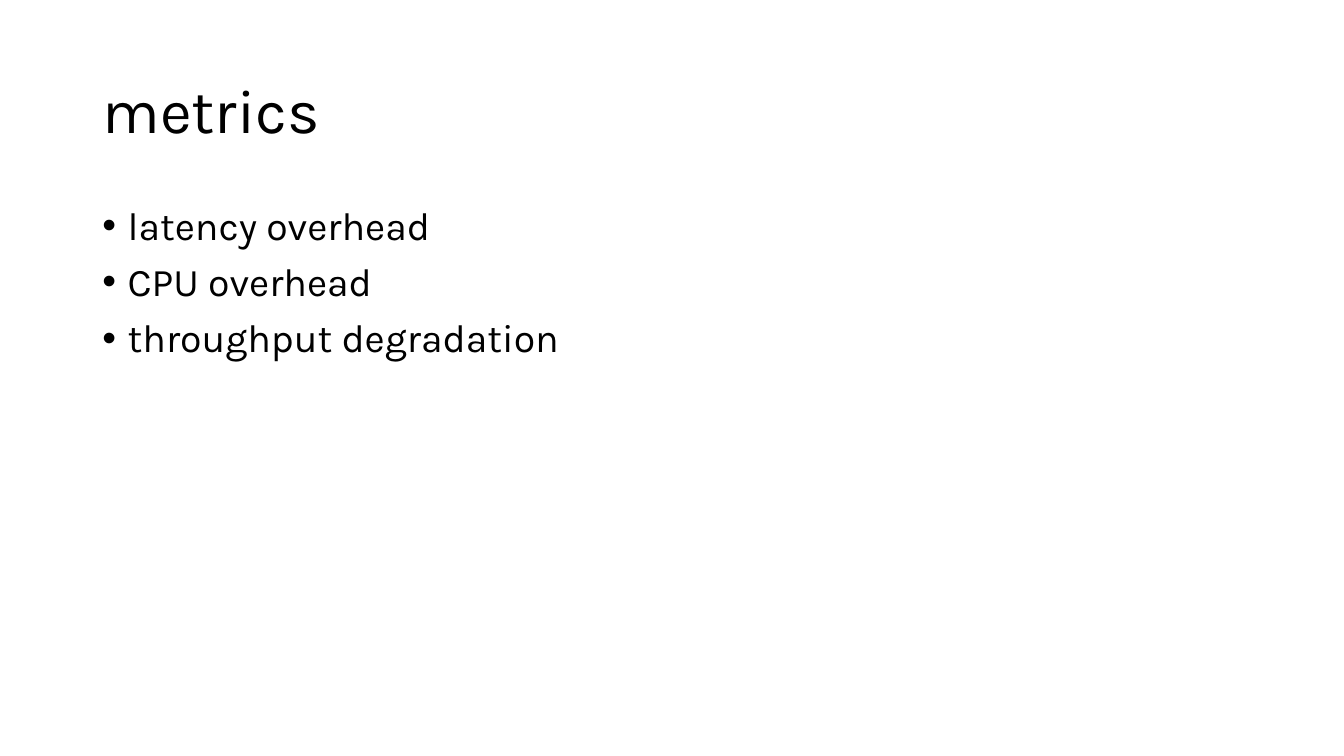
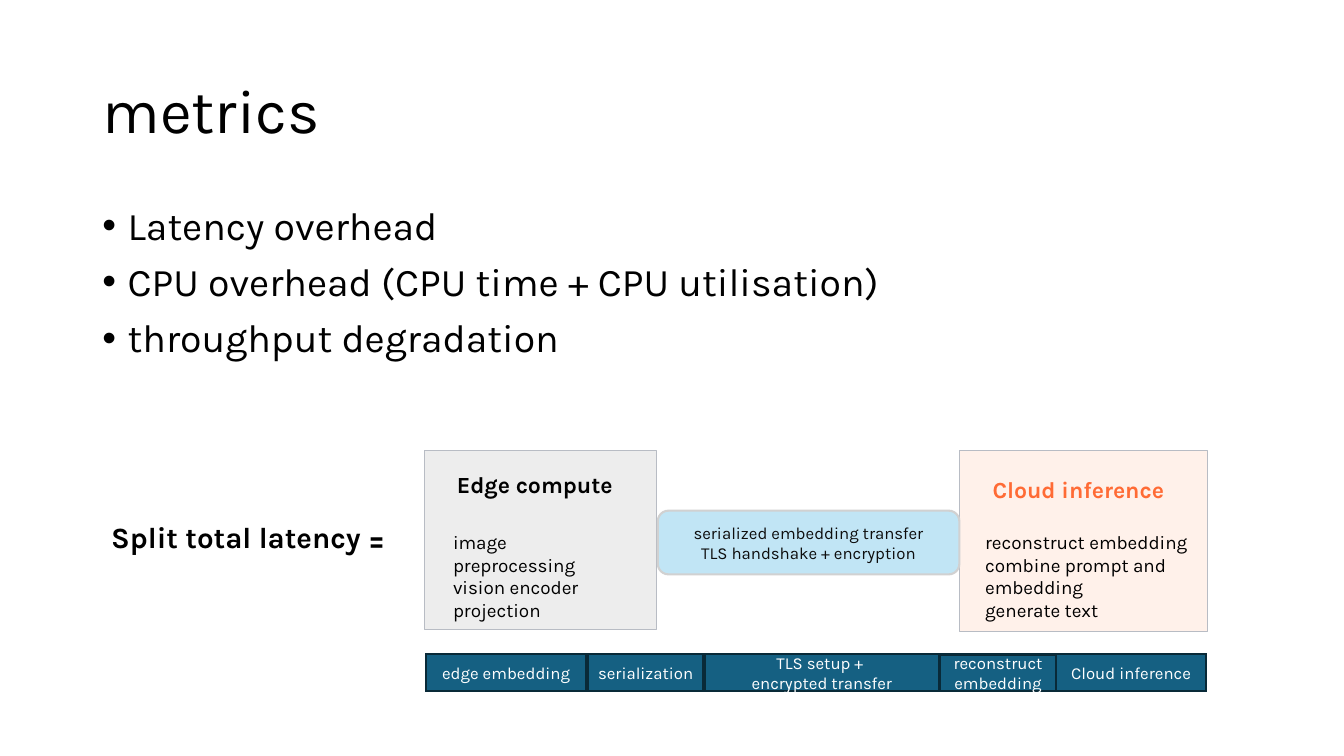
Before and after one commit to YMa10-ACS/CT5195-Master-capstone, a slide deck: slide 4 of Records/experiment.pptx (slide 3 before the commit). Drawn at 1344x756 pixels with LibreOffice and Linux fonts; fonts in the diff are those of the drawing. Boxes give left, top, right and bottom in pixels: in the first picture for what was removed or moved away, otherwise in the second. Text is boxed around its words. In the diff, an @@ line names an element or a change of style, - is before the commit and + after.

```diff
--- a/Records/experiment.pptx
+++ b/Records/experiment.pptx
@@ text at (128,213,878,301): text changed @@
-• latency overhead
-• CPU overhead
+• Latency overhead
+• CPU overhead (CPU time + CPU utilisation)
@@ rectangle added at (424,451,656,629), fill #EDEDED, outline #B8BCC4 0.75 pt @@
@@ text added at (457,477,613,499), 16.5 pt, text #000000, bold @@
+Edge compute
@@ rectangle added at (960,451,1208,632), fill #FFF1EA, outline #B8BCC4 0.75 pt @@
@@ text added at (993,481,1164,499), 16.5 pt, text #FF6B35, bold @@
+Cloud inference
@@ text added at (111,527,361,556), 21 pt, text #000000, bold @@
+Split total latency
@@ text added at (358,513,400,548), 24 pt, text #000000, bold @@
+=
@@ text added at (453,536,579,622), 13.5 pt, text #000000 @@
+image preprocessing
+vision encoder
+projection
@@ rounded rectangle added at (658,511,960,575), fill #C1E5F5, outline #D1D1D1 1.5 pt, 12 pt, text #0D0D0D @@
+serialized embedding transfer
+TLS handshake + encryption
@@ text added at (985,536,1187,622), 13.5 pt, text #000000 @@
+reconstruct embedding
+combine prompt and embedding
+generate text
@@ rectangle added at (426,654,587,692), fill #156082, outline #092A39 1.5 pt, 12 pt, text #FFFFFF @@
+edge embedding
@@ rectangle added at (588,654,704,692), fill #156082, outline #092A39 1.5 pt, 12 pt, text #FFFFFF @@
+serialization
@@ rectangle added at (706,654,940,692), fill #156082, outline #092A39 1.5 pt, 12 pt, text #FFFFFF @@
+TLS setup +
+encrypted transfer
@@ rectangle added at (941,654,1057,692), fill #156082, outline #092A39 1.5 pt, 12 pt, text #FFFFFF @@
+reconstruct embedding
@@ rectangle added at (1056,654,1206,692), fill #156082, outline #092A39 1.5 pt, 12 pt, text #FFFFFF @@
+Cloud inference
```
Also in this commit, not shown: 1 other slide changed, 13 slides added, 1 slide removed, 1 other file.
